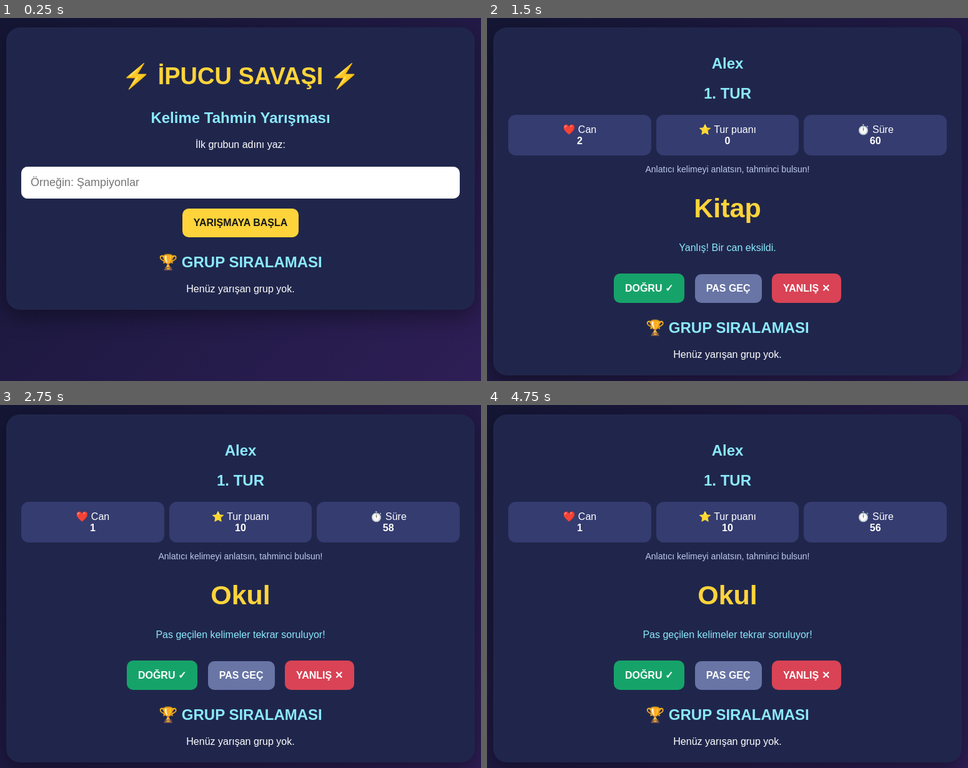
Above: before the commit, frames 1-4 (two rows, left to right).
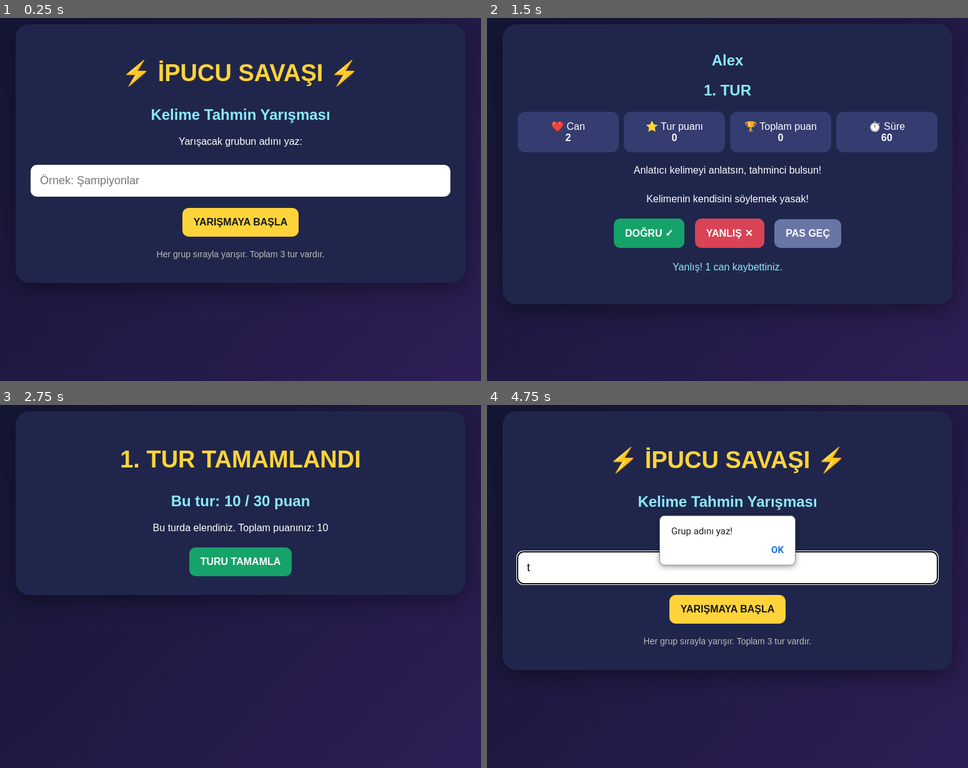
Above: after the commit, the same moments.

Repository: mikailmusabceylan-12/tahmin.oyunu
Page: browser page index.html
The page is run twice, just before and just after one commit, with the same random seed, the same clock (stepped at 60 frames per second) and the same inputs. When the page shows a pop-up message, it is drawn as a white box for half a second while everything else waits; a line starting with > is the answer the replay typed.
Inputs (mouse positions are in pixels of both pictures, inside the frame that each line leads up to):
- Up to frame 1 (0.25 s): no input
- Up to frame 2 (1.5 s): click (727, 181) at 0.27 s; type "Alex" at 0.27 s; click "YARIŞMAYA BAŞLA" at 0.52 s; click "YANLIŞ ✕" at 1.27 s
- Up to frame 3 (2.75 s): click "DOĞRU ✓" at 1.87 s; click "PAS GEÇ" at 2.02 s; click "PAS GEÇ" at 2.47 s
- Up to frame 4 (4.75 s): click (727, 561) at 3.07 s, where only the run after the commit has a clickable "TURU TAMAMLA"; click (727, 593) at 3.67 s, where only the run after the commit has a clickable "YENİ YARIŞMA"; click (727, 608) at 4.27 s, where only the run after the commit has a clickable "YARIŞMAYA BAŞLA"; click (727, 568) at 4.52 s; type "t" at 4.52 s; tap Enter at 4.55 s

The runs differ from the first frame. In frame 1, 5.9% of the frame differs, in the area x 1-96%, y 1-77%; in frame 2, 13%; in frame 3, 19%; in frame 4, 28%, in the area x 1-96%, y 1-95%.

Commit message:
oyunun

Diff:
--- a/index.html
+++ b/index.html
@@ -8,37 +8,38 @@
 <style>
 *{box-sizing:border-box}
 body{
- margin:0;padding:18px;background:linear-gradient(135deg,#10152f,#34205e);
- color:white;font-family:Arial;text-align:center;min-height:100vh
+ margin:0;padding:18px;min-height:100vh;
+ background:linear-gradient(135deg,#10152f,#34205e);
+ color:white;font-family:Arial;text-align:center
 }
 .container{
- max-width:750px;margin:25px auto;background:#20264b;
+ max-width:720px;margin:20px auto;background:#20264b;
  padding:24px;border-radius:22px;box-shadow:0 10px 35px #0006
 }
 h1{color:#ffd43b;font-size:38px}
 h2{color:#8be9fd}
 input{
  width:100%;padding:15px;border:0;border-radius:10px;
- font-size:18px;margin:10px 0
+ font-size:18px;margin:12px 0
 }
 button{
  padding:14px 18px;border:0;border-radius:10px;
- font-size:16px;font-weight:bold;margin:6px;cursor:pointer;
- background:#ffd43b;color:#171717
-}
-button:disabled{opacity:.4;cursor:not-allowed}
-.good{background:#16a36a;color:white}
-.bad{background:#d94355;color:white}
-.pass{background:#6875a5;color:white}
+ font-weight:bold;font-size:16px;margin:6px;cursor:pointer
+}
+button:hover{filter:brightness(1.12)}
+.yellow{background:#ffd43b;color:#171717}
+.green{background:#16a36a;color:white}
+.red{background:#d94355;color:white}
+.gray{background:#6875a5;color:white}
 .hidden{display:none!important}
-.word{font-size:43px;color:#ffd43b;margin:30px 0;font-weight:bold}
-.stats{display:flex;gap:8px;justify-content:center;flex-wrap:wrap}
-.stat{background:#343c70;padding:14px;border-radius:12px;flex:1;min-width:95px}
+.stats{display:flex;gap:8px;flex-wrap:wrap;margin:20px 0}
+.stat{background:#343c70;padding:14px;border-radius:12px;flex:1;min-width:100px}
+.word{font-size:42px;color:#ffd43b;font-weight:bold;margin:28px 0}
 #message{min-height:28px;color:#8be9fd}
 table{width:100%;border-collapse:collapse;margin-top:20px}
 td,th{padding:12px;border-bottom:1px solid #555}
 th{color:#ffd43b}
-.small{color:#bdc8ed;font-size:14px}
+.small{color:#bbb;font-size:14px}
 </style>
 </head>
 <body>
@@ -47,9 +48,10 @@
 <section id="setup">
 <h1>⚡ İPUCU SAVAŞI ⚡</h1>
 <h2>Kelime Tahmin Yarışması</h2>
-<p>İlk grubun adını yaz:</p>
-<input id="teamName" placeholder="Örneğin: Şampiyonlar">
-<button onclick="addFirstGroup()">YARIŞMAYA BAŞLA</button>
+<p>Yarışacak grubun adını yaz:</p>
+<input id="teamName" placeholder="Örnek: Şampiyonlar">
+<button class="yellow" onclick="startFirstGroup()">YARIŞMAYA BAŞLA</button>
+<p class="small">Her grup sırayla yarışır. Toplam 3 tur vardır.</p>
 </section>
 
 <section id="game" class="hidden">
@@ -58,26 +60,31 @@
 <div class="stats">
  <div class="stat">❤️ Can<br><b id="lives">3</b></div>
  <div class="stat">⭐ Tur puanı<br><b id="score">0</b></div>
+ <div class="stat">🏆 Toplam puan<br><b id="total">0</b></div>
  <div class="stat">⏱️ Süre<br><b id="time">60</b></div>
 </div>
-<p class="small">Anlatıcı kelimeyi anlatsın, tahminci bulsun!</p>
+<p>Anlatıcı kelimeyi anlatsın, tahminci bulsun!</p>
 <div class="word" id="word"></div>
-<p id="message">Kelimenin kendisini söylemek yasak!</p>
-<button class="good" onclick="correct()">DOĞRU ✓</button>
-<button class="pass" onclick="passWord()">PAS GEÇ</button>
-<button class="bad" onclick="wrong()">YANLIŞ ✕</button>
+<p>Kelimenin kendisini söylemek yasak!</p>
+<button class="green" onclick="correct()">DOĞRU ✓</button>
+<button class="red" onclick="wrong()">YANLIŞ ✕</button>
+<button class="gray" onclick="passWord()">PAS GEÇ</button>
+<p id="message"></p>
 </section>
 
 <section id="result" class="hidden">
 <h1 id="resultTitle">TUR TAMAMLANDI</h1>
 <h2 id="resultScore"></h2>
 <p id="resultInfo"></p>
-<div id="resultButtons"></div>
+<button id="nextGroup" class="yellow" onclick="nextGroup()">YENİ GRUP</button>
+<button id="finishStage" class="green" onclick="finishStage()">TURU TAMAMLA</button>
 </section>
 
-<section id="leaderboard">
-<h2>🏆 GRUP SIRALAMASI</h2>
-<div id="ranking">Henüz yarışan grup yok.</div>
+<section id="final" class="hidden">
+<h1>🏆 YARIŞMA SONUÇLARI</h1>
+<h2 id="champion"></h2>
+<div id="ranking"></div>
+<button class="yellow" onclick="location.reload()">YENİ YARIŞMA</button>
 </section>
 
 </div>
@@ -92,15 +99,15 @@
 "Ayakkabı","Çikolata","Tren","Otobüs","Uçurtma",
 "Çanta","Kamera","Bahçe","Doktor","Hastane",
 "Orman","Balık","Elma","Masa","Sandalye",
-"Kütüphane","Sinema","Bulut","Bisiklet","Çiçek",
-"Uçurtma","Denizaltı","Kalemlik","Saat","Gemi"
+"Kütüphane","Sinema","Bulut","Yıldız","Denizaltı",
+"Bisikletçi","Telefon","Pencere","Kapı","Ayna"
 ];
 
 const points=[10,20,30];
 let groups=[];
-let participants=[];
 let roundNo=1;
-let turnIndex=0;
+let activeGroups=[];
+let groupIndex=0;
 let currentGroup=null;
 let roundScore=0;
 let time=60;
@@ -108,37 +115,44 @@
 let cards=[];
 let cardIndex=0;
 let passed=[];
-let ended=false;
-
-function addFirstGroup(){
+let passedLife=new Set();
+let used=new Set();
+
+function show(id){
+ ["setup","game","result","final"].forEach(x=>
+ document.getElementById(x).classList.add("hidden"));
+ document.getElementById(id).classList.remove("hidden");
+}
+
+function startFirstGroup(){
  const name=document.getElementById("teamName").value.trim();
- if(!name){alert("Grup adı yazmalısın!");return;}
- groups.push({name,lives:3,score:0,rounds:[],qualified:true});
- participants=[groups[0]];
- turnIndex=0;
- document.getElementById("setup").classList.add("hidden");
+ if(!name){alert("Grup adını yaz!");return;}
+ groups.push({name,score:0,lives:3,eliminated:false,rounds:[]});
+ activeGroups=[...groups];
+ groupIndex=0;
  startTurn();
 }
 
 function startTurn(){
  clearInterval(timer);
- currentGroup=participants[turnIndex];
- if(!currentGroup){finishRound();return;}
+ currentGroup=activeGroups[groupIndex];
+ if(!currentGroup){finishStage();return;}
+
  roundScore=0;
  time=60;
+ passed=[];
+ passedLife=new Set();
+ used=new Set();
+ cards=[...wordPool].sort(()=>Math.random()-.5).slice(0,3);
  cardIndex=0;
- passed=[];
- ended=false;
- cards=[...wordPool].sort(()=>Math.random()-.5).slice(0,3)
- .map(word=>({word,penalty:false}));
- document.getElementById("game").classList.remove("hidden");
- document.getElementById("result").classList.add("hidden");
+
  document.getElementById("team").textContent=currentGroup.name;
  document.getElementById("round").textContent=roundNo+". TUR";
- document.getElementById("message").textContent=
- "Kelimenin kendisini söylemek yasak!";
+ document.getElementById("message").textContent="Kelimenin kendisini söylemek yasak!";
+ show("game");
  update();
  showWord();
+
  timer=setInterval(()=>{
   time--;
   update();
@@ -149,6 +163,7 @@
 function update(){
  document.getElementById("lives").textContent=currentGroup.lives;
  document.getElementById("score").textContent=roundScore;
+ document.getElementById("total").textContent=currentGroup.score+roundScore;
  document.getElementById("time").textContent=time;
 }
 
@@ -159,7 +174,7 @@
    passed=[];
    cardIndex=0;
    document.getElementById("message").textContent=
-   "Pas geçilen kelimeler tekrar soruluyor!";
+   "Pas geçilen kelimelere tekrar dönüyoruz!";
   }else{
    finishTurn();
    return;
@@ -169,163 +184,135 @@
 }
 
 function correct(){
- if(ended||time<=0)return;
- const card=cards[cardIndex];
- roundScore+=points[roundNo-1];
- if(card.penalty && currentGroup.lives<3){
-  currentGroup.lives++;
+ if(!currentGroup||time<=0)return;
+ const item=cards[cardIndex];
+ if(!item)return;
+
+ if(!used.has(item.word)){
+  roundScore+=points[roundNo-1];
+  used.add(item.word);
+ }
+
+ if(item.wasPassed && passedLife.has(item.word)){
+  currentGroup.lives=Math.min(3,currentGroup.lives+1);
+  passedLife.delete(item.word);
   document.getElementById("message").textContent=
-  "Doğru! Puan kazandınız ve bir can geri geldi! ❤️";
+  "Doğru! Kaybettiğiniz can geri geldi! ❤️";
  }else{
-  document.getElementById("message").textContent="Doğru! Tebrikler! 🎉";
- }
+  document.getElementById("message").textContent="Doğru! +"+points[roundNo-1]+" puan 🎉";
+ }
+
  cardIndex++;
  update();
  showWord();
 }
 
-function passWord(){
- if(ended||time<=0)return;
- const card=cards[cardIndex];
- if(!card.penalty){
-  currentGroup.lives--;
-  card.penalty=true;
- }
- passed.push(card);
+function wrong(){
+ if(!currentGroup||time<=0)return;
+ currentGroup.lives--;
+ document.getElementById("message").textContent="Yanlış! 1 can kaybettiniz.";
  cardIndex++;
  update();
+ if(currentGroup.lives<=0){finishTurn();return;}
+ showWord();
+}
+
+function passWord(){
+ if(!currentGroup||time<=0)return;
+ const item=cards[cardIndex];
+ if(!item)return;
+
+ currentGroup.lives--;
+ item.wasPassed=true;
+ passedLife.add(item.word);
+ passed.push(item);
+
  document.getElementById("message").textContent=
- "Pas geçildi! Bir can eksildi. Kelime tekrar sorulacak.";
- if(currentGroup.lives<=0){
-  finishTurn();
-  return;
- }
- showWord();
-}
-
-function wrong(){
- if(ended||time<=0)return;
- currentGroup.lives--;
+ "Pas geçildi! 1 can kaybettiniz. Kelime sona bırakıldı.";
  cardIndex++;
  update();
- document.getElementById("message").textContent="Yanlış! Bir can eksildi.";
- if(currentGroup.lives<=0){
-  finishTurn();
-  return;
- }
+
+ if(currentGroup.lives<=0){finishTurn();return;}
  showWord();
 }
 
 function finishTurn(){
- if(ended)return;
- ended=true;
+ if(document.getElementById("game").classList.contains("hidden"))return;
  clearInterval(timer);
+
  currentGroup.score+=roundScore;
  currentGroup.rounds[roundNo-1]=roundScore;
 
- if(roundScore!==points[roundNo-1]*3 || currentGroup.lives<=0){
-  currentGroup.qualified=false;
- }
- document.getElementById("game").classList.add("hidden");
- document.getElementById("result").classList.remove("hidden");
+ const maximum=points[roundNo-1]*3;
+ const qualified=roundScore===maximum && currentGroup.lives>0;
+
+ if(!qualified)currentGroup.eliminated=true;
 
  document.getElementById("resultTitle").textContent=
- currentGroup.name+" — "+roundNo+". TUR BİTTİ";
+ roundNo+". TUR TAMAMLANDI";
+
  document.getElementById("resultScore").textContent=
- "Bu tur: "+roundScore+" / "+(points[roundNo-1]*3)+" puan";
+ "Bu tur: "+roundScore+" / "+maximum+" puan";
+
  document.getElementById("resultInfo").textContent=
- "Kalan can: "+currentGroup.lives+
- " | Genel toplam: "+currentGroup.score+" puan"+
- (currentGroup.qualified?" | Sonraki tura hak kazandı!":" | Bu grup elendi.");
-
- updateRanking();
-
- const buttons=document.getElementById("resultButtons");
- buttons.innerHTML="";
-
- if(roundNo===1){
-  addButton(buttons,"YENİ GRUP EKLE",addNextGroup);
-  addButton(buttons,"1. TURU TAMAMLA",finishRound);
- }else{
-  addButton(buttons,"SONRAKİ GRUP",nextGroup);
- }
-}
-
-function addButton(parent,label,action){
- const b=document.createElement("button");
- b.textContent=label;
- b.onclick=action;
- parent.appendChild(b);
-}
-
-function addNextGroup(){
- const name=prompt("Yeni grubun adını yaz:");
- if(!name||!name.trim())return;
- const g={name:name.trim(),lives:3,score:0,rounds:[],qualified:true};
- groups.push(g);
- participants.push(g);
- turnIndex=participants.length-1;
+ qualified
+ ? "Tebrikler! Sonraki tura geçmeye hak kazandınız. ❤️ Kalan can: "+currentGroup.lives
+ : "Bu turda elendiniz. Toplam puanınız: "+currentGroup.score;
+
+ const last=groupIndex===activeGroups.length-1;
+
+ document.getElementById("nextGroup").classList.toggle("hidden",last);
+ document.getElementById("finishStage").classList.toggle("hidden",!last);
+
+ if(roundNo===3){
+  document.getElementById("nextGroup").classList.add("hidden");
+  document.getElementById("finishStage").classList.remove("hidden");
+  document.getElementById("finishStage").textContent=
+  "YARIŞMAYI BİTİR";
+ }
+ show("result");
+}
+
+function nextGroup(){
+ groupIndex++;
  startTurn();
 }
 
-function nextGroup(){
- turnIndex++;
- if(turnIndex<participants.length){
-  startTurn();
- }else{
-  finishRound();
- }
-}
-
-function finishRound(){
+function finishStage(){
  clearInterval(timer);
- document.getElementById("game").classList.add("hidden");
- document.getElementById("result").classList.remove("hidden");
- const buttons=document.getElementById("resultButtons");
- buttons.innerHTML="";
- updateRanking();
-
- if(roundNo<3){
-  const qualified=groups.filter(g=>g.qualified);
-  document.getElementById("resultTitle").textContent=roundNo+". TUR TAMAMLANDI";
-  document.getElementById("resultScore").textContent=
-  qualified.length+" grup sonraki tura geçti.";
-  document.getElementById("resultInfo").textContent=
-  "Tüm grupların turu tamamlandı. Hazırsanız devam edin.";
-  addButton(buttons,(roundNo+1)+". TURA GEÇ",()=>{
-   roundNo++;
-   participants=qualified;
-   turnIndex=0;
-   if(!participants.length){
-    finishGame();
-   }else startTurn();
-  });
- }else finishGame();
-}
-
-function finishGame(){
+
+ if(roundNo===3){
+  showFinal();
+  return;
+ }
+
+ const qualified=activeGroups.filter(g=>!g.eliminated);
+ if(qualified.length===0){
+  showFinal();
+  return;
+ }
+
+ roundNo++;
+ activeGroups=qualified;
+ groupIndex=0;
+
+ document.getElementById("resultInfo").textContent=
+ "Yeni tur başlıyor! "+qualified.length+" grup yarışmaya devam ediyor.";
+ startTurn();
+}
+
+function showFinal(){
  clearInterval(timer);
- document.getElementById("game").classList.add("hidden");
- document.getElementById("result").classList.remove("hidden");
- document.getElementById("resultTitle").textContent="🏆 OYUN TAMAMLANDI!";
- document.getElementById("resultScore").textContent="Final sıralaması hazır!";
- document.getElementById("resultInfo").textContent=
- "Bütün grupların sonuçları aşağıda.";
- document.getElementById("resultButtons").innerHTML="";
- addButton(document.getElementById("resultButtons"),"YENİ OYUN",()=>{
-  location.reload();
- });
- updateRanking();
-}
-
-function updateRanking(){
  const sorted=[...groups].sort((a,b)=>b.score-a.score);
+ const winner=sorted[0];
+ document.getElementById("champion").textContent=
+ winner && winner.score>0 ? "🏆 Kazanan: "+winner.name : "Yarışma tamamlandı!";
  document.getElementById("ranking").innerHTML=
- "<table><tr><th>Grup</th><th>Puan</th><th>Can</th><th>Durum</th></tr>"+
- sorted.map(g=>"<tr><td>"+escapeHTML(g.name)+
- "</td><td>"+g.score+"</td><td>"+g.lives+
- "</td><td>"+(g.qualified?"Devam ediyor":"Elendi")+
- "</td></tr>").join("")+"</table>";
+ "<table><tr><th>Sıra</th><th>Grup</th><th>Puan</th></tr>"+
+ sorted.map((g,i)=>
+ "<tr><td>"+(i+1)+"</td><td>"+escapeHTML(g.name)+
+ "</td><td>"+g.score+"</td></tr>").join("")+"</table>";
+ show("final");
 }
 
 function escapeHTML(s){
